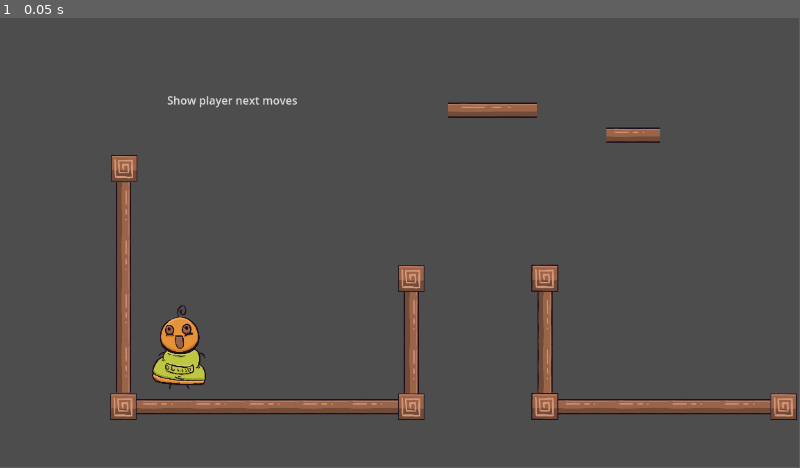
Above: before the commit, frame 1.
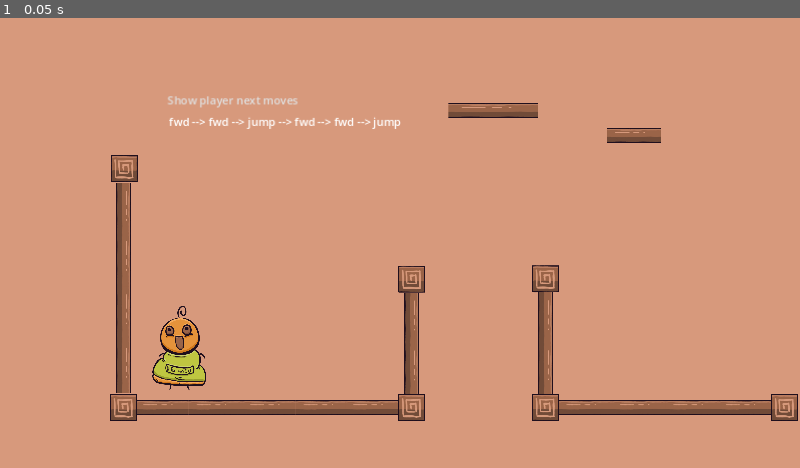
Above: after the commit, the same moment.

Repository: Yotambu100/The-hood-Five
Game: Godot game, scene res://level1_screen.tscn
Two runs of this game, one before a commit and one after it. Both use one fixed random seed, a clock stepped at 60 frames per second and the inputs below. Before the commit the project has no main scene; this scene is started directly in both runs.
Inputs:
- Up to frame 1 (0.05 s): no input
In our replay, the window is 799x449 before the commit and 800x450 after it. These sizes can differ from the game's own. Grey fills any space a smaller window leaves; there, only what the larger window draws over its background counts as a difference.

The runs differ from the first frame. In frame 1, 95% of the frame differs, in the area x 0-100%, y 0-100%.

Commit message:
new

Diff:
--- a/level1_screen.gd
+++ b/level1_screen.gd
@@ -20,5 +20,6 @@
 
 	# Position the label.
 	label.position = Vector2(100, 100)
+#	get_parent(get_child("next_steps_label")).
 # Draw the label.
 	#label.draw_string(Vector2(100, 100))
--- a/level1_screen.tscn
+++ b/level1_screen.tscn
@@ -80,7 +80,7 @@
 position = Vector2(-237, 166)
 scale = Vector2(0.15, 0.15)
 sprite_frames = SubResource("SpriteFrames_lh5b4")
-frame_progress = 0.217995
+frame_progress = 0.654579
 
 [node name="AnimatedSprite2D2" type="AnimatedSprite2D" parent="."]
 visible = false
@@ -97,6 +97,14 @@
 text = "Show player next moves"
 underline = 1
 
+[node name="next_steps_label" type="RichTextLabel" parent="."]
+offset_left = -254.0
+offset_top = -169.0
+offset_right = 115.0
+offset_bottom = -101.0
+text = "fwd --> fwd --> jump --> fwd --> fwd --> jump"
+fit_content = true
+
 [node name="log_animated" type="AnimatedSprite2D" parent="."]
 visible = false
 position = Vector2(48, 403)
--- /dev/null
+++ b/player.tscn
@@ -0,0 +1,38 @@
+[gd_scene load_steps=6 format=3 uid="uid://bkroo1ljgg245"]
+
+[ext_resource type="Script" path="res://Player.gd" id="1_tbttj"]
+[ext_resource type="Texture2D" uid="uid://cyriq8iq5tylw" path="res://player/Player full.png" id="2_km8h1"]
+
+[sub_resource type="CapsuleShape2D" id="CapsuleShape2D_0y7f0"]
+
+[sub_resource type="SpriteFrames" id="SpriteFrames_b6obc"]
+animations = [{
+"frames": [{
+"duration": 1.0,
+"texture": ExtResource("2_km8h1")
+}],
+"loop": true,
+"name": &"Idle",
+"speed": 5.0
+}]
+
+[sub_resource type="RectangleShape2D" id="RectangleShape2D_nj2uf"]
+size = Vector2(78, 20)
+
+[node name="Player" type="CharacterBody2D"]
+script = ExtResource("1_tbttj")
+
+[node name="CollisionShape2D" type="CollisionShape2D" parent="."]
+shape = SubResource("CapsuleShape2D_0y7f0")
+
+[node name="AnimatedSprite2D" type="AnimatedSprite2D" parent="."]
+position = Vector2(1.5, -3)
+scale = Vector2(0.031, 0.032)
+sprite_frames = SubResource("SpriteFrames_b6obc")
+animation = &"Idle"
+
+[node name="StaticBody2D" type="StaticBody2D" parent="."]
+
+[node name="CollisionShape2D" type="CollisionShape2D" parent="StaticBody2D"]
+position = Vector2(-8, 30)
+shape = SubResource("RectangleShape2D_nj2uf")
--- a/project.godot
+++ b/project.godot
@@ -11,11 +11,16 @@
 [application]
 
 config/name="The-hood-5"
-run/main_scene="res://test_world.tscn"
-config/features=PackedStringArray("4.1", "Mobile")
+run/main_scene="res://level1_screen.tscn"
+config/features=PackedStringArray("4.0", "Mobile")
 config/icon="res://icon.svg"
 <<<<<<<Updatedupstream<<<<<<<HEADrun/main_scene="res://CustomWorld/CustomWorld.tscn"
+
+[display]
+
+window/stretch/mode="canvas_items"
 
 [rendering]
 
 renderer/rendering_method="mobile"
+environment/defaults/default_clear_color=Color(0.843137, 0.6, 0.486275, 1)
